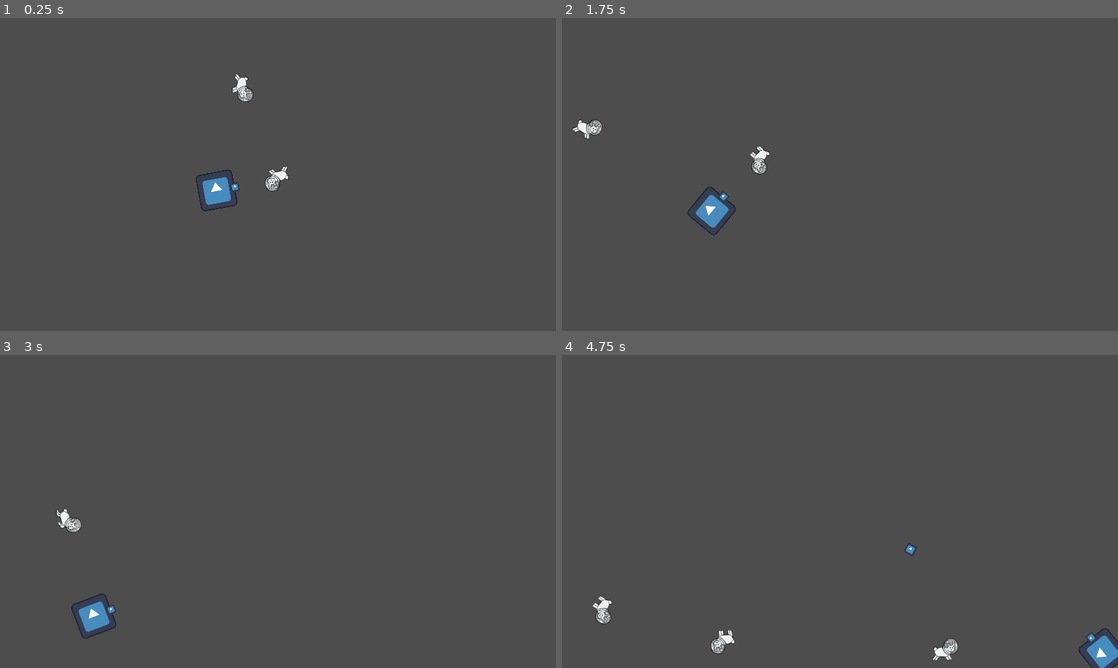
Above: before the commit, frames 1-4 (two rows, left to right).
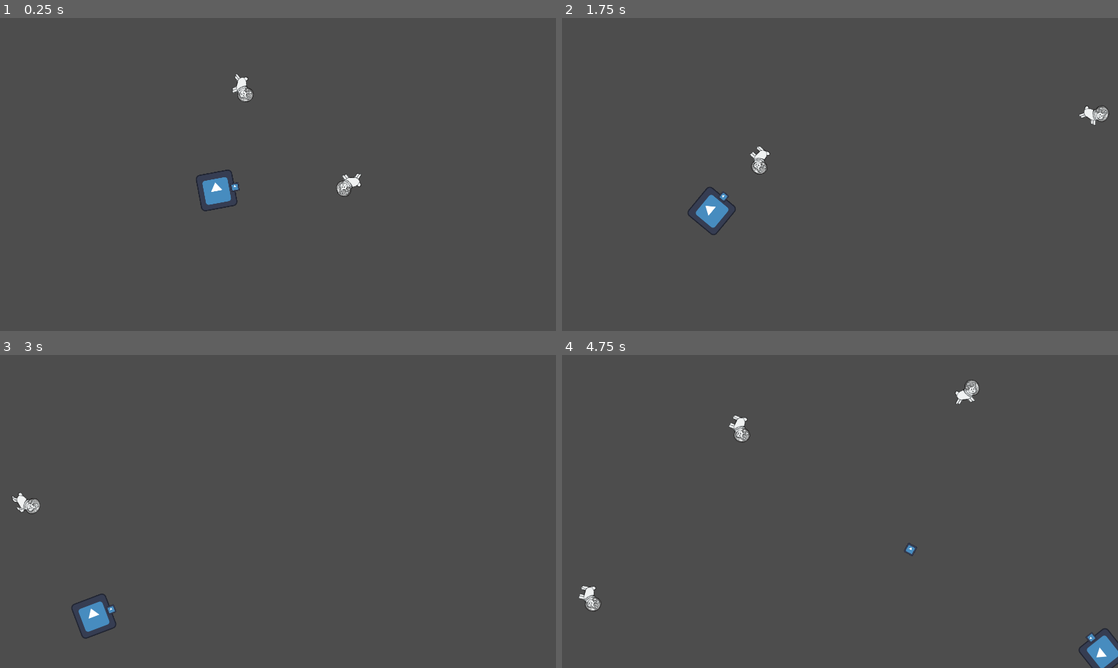
Above: after the commit, the same moments.

Repository: Voolak/Prophecy-of-the-Void
Game: Godot game, scene res://Scenes/LevelModel.tscn
Same seed, same stepped clock (60 frames per second), same inputs: the game is played once before the commit and once after it. The engine's default icon, where the game draws it, is replaced by a stand-in: a white triangle on a blue panel in a dark square.
Inputs (mouse positions are in pixels of both pictures, inside the frame that each line leads up to):
- Up to frame 1 (0.25 s): no input
- Up to frame 2 (1.75 s): move the mouse to (962, 158) at 0.52 s; press the mouse at (962, 158) at 0.53 s; hold Right (right) 0.53-1.28 s; move the mouse to (728, 190) at 1.27 s; release the mouse at (728, 190) at 1.28 s; hold Down (down) from 1.28 s (still down); click (728, 190) at 1.35 s
- Up to frame 3 (3 s): move the mouse to (333, 442) at 2.02 s; release Down (down) at 2.03 s; press the mouse at (333, 442) at 2.03 s; hold Right (right) 2.03-2.78 s; move the mouse to (250, 574) at 2.77 s; release the mouse at (250, 574) at 2.78 s; hold Up (up) from 2.78 s (still down); click (250, 574) at 2.85 s
- Up to frame 4 (4.75 s): move the mouse to (1006, 558) at 3.52 s; release Up (up) at 3.53 s; press the mouse at (1006, 558) at 3.53 s; hold Left (left) from 3.53 s (still down); move the mouse to (673, 464) at 4.27 s; release the mouse at (673, 464) at 4.28 s; click (673, 464) at 4.35 s

The runs differ from the first frame. In frame 1, 0.3% of the frame differs, in the area x 47-65%, y 47-58%; in frame 2, 0.3%; in frame 3, 0.4%; in frame 4, 1.0%, in the area x 3-76%, y 8-98%.

Commit message:
small vector move

Diff:
--- a/Scenes/LevelModel.tscn
+++ b/Scenes/LevelModel.tscn
@@ -21,9 +21,11 @@
 script = ExtResource("3_kkc0p")
 
 [node name="HomingEnnemy" parent="Enemies" instance=ExtResource("5_1ny0w")]
-position = Vector2(1007, 553)
+position = Vector2(1256, 580)
 
 [node name="HomingEnnemy2" parent="Enemies" instance=ExtResource("5_1ny0w")]
 position = Vector2(859, 196)
 
 [node name="EnemySpawn" parent="." instance=ExtResource("5_foc04")]
+position = Vector2(-19.3601, 13.8096)
+scale = Vector2(1.01504, 1.02486)
